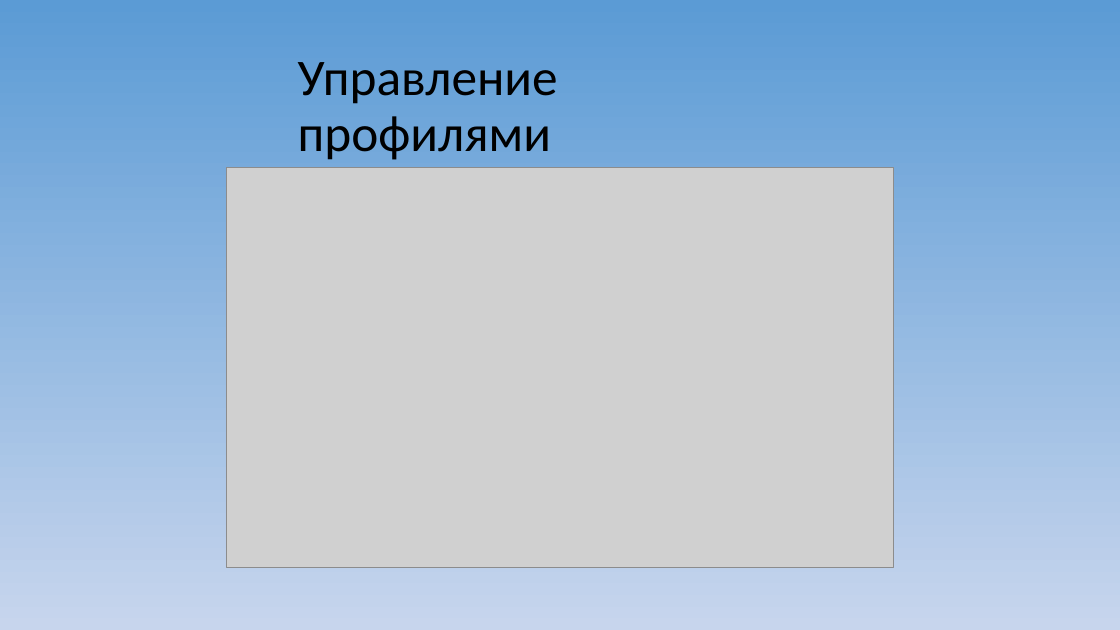
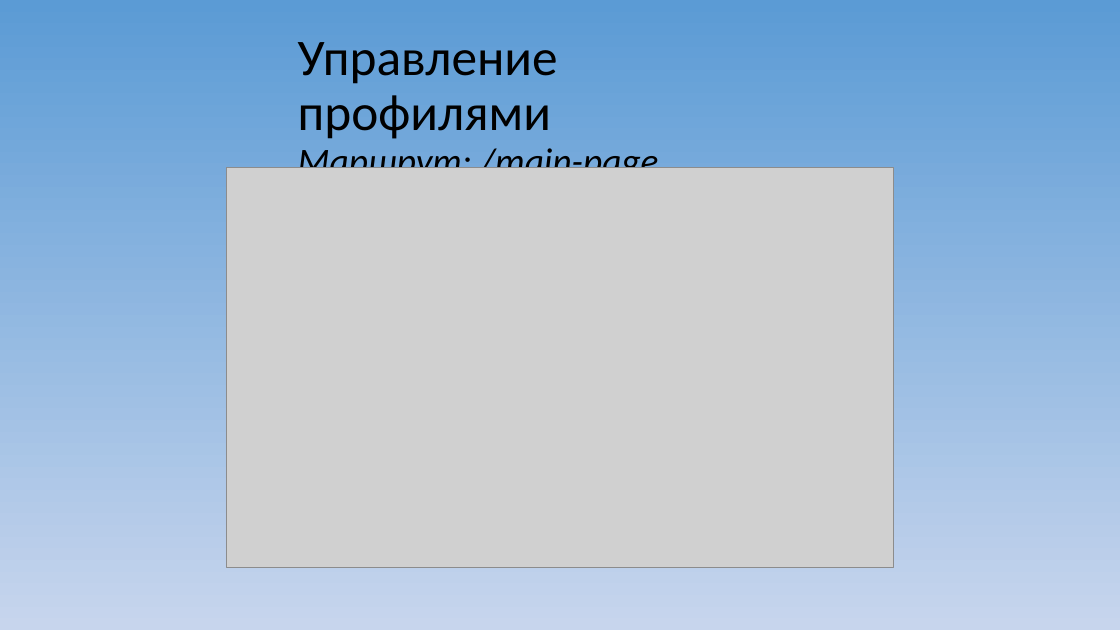
Before and after one commit to Solo322/VKspy, a slide deck: slide 4 of Макет приложения/VKSpy.ppt. Drawn at 1120x630 pixels with LibreOffice and Linux fonts; fonts in the diff are those of the drawing; grey boxes stand for pictures. Boxes give left, top, right and bottom in pixels: in the first picture for what was removed or moved away, otherwise in the second. Text is boxed around its words. In the diff, an @@ line names an element or a change of style, - is before the commit and + after.

```diff
--- a/Макет приложения/VKSpy.ppt
+++ b/Макет приложения/VKSpy.ppt
@@ title at [298,42,659,184]: text changed @@
-Управление профилями
+Управление профилями
+Маршрут: /main-page
```
Also in this commit, not shown: 6 other slides changed, 4 other files.
